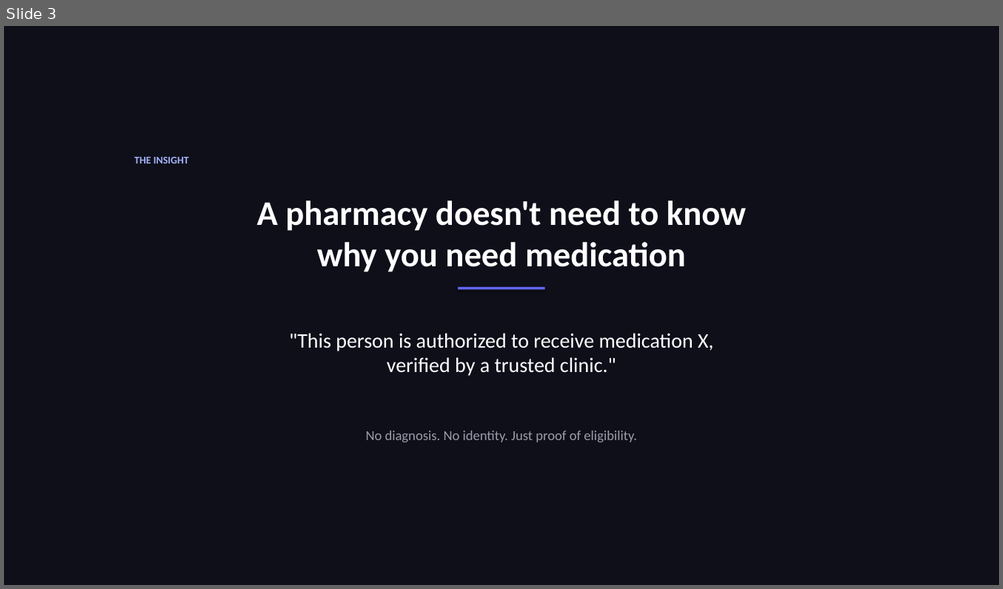
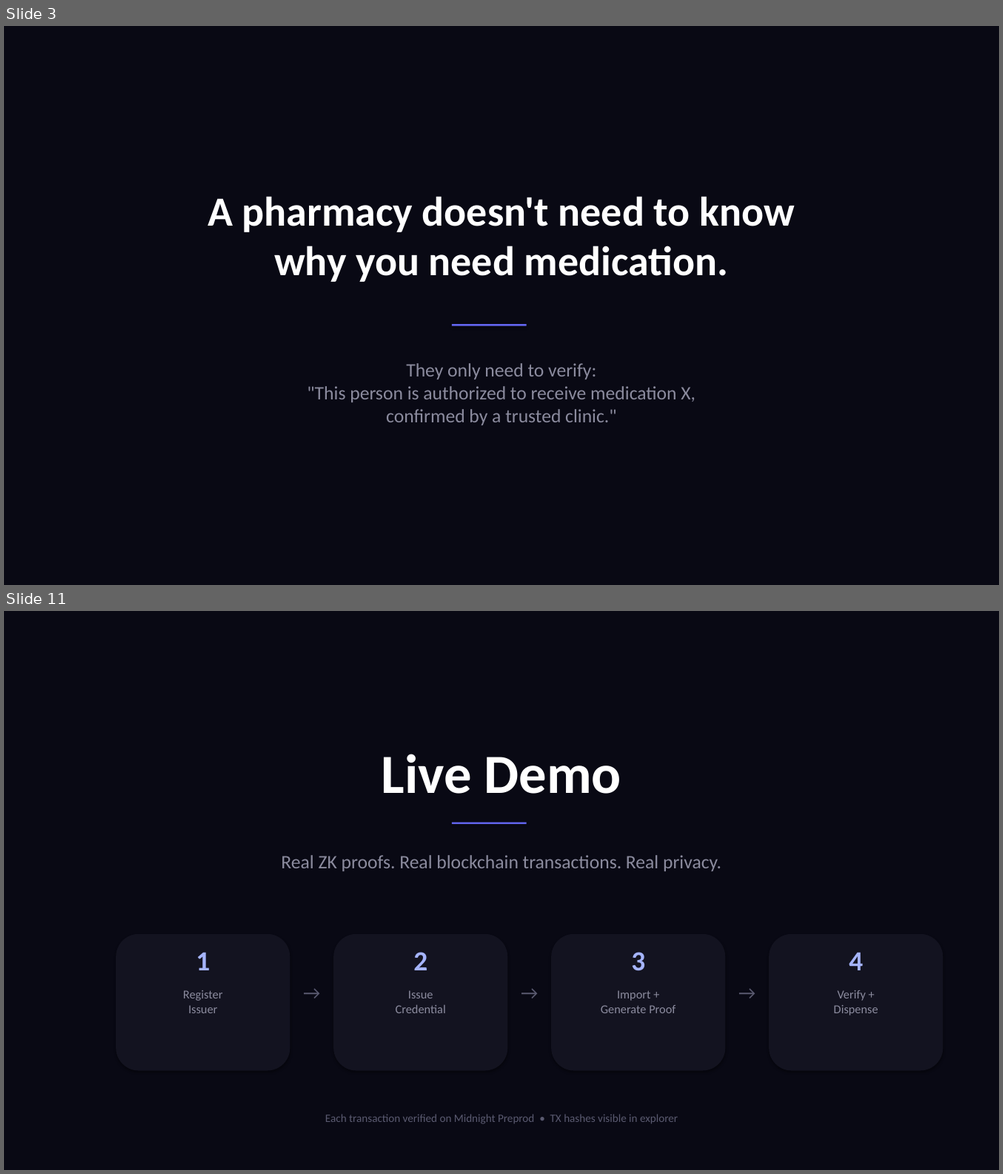
Before and after one commit to 0xNoramiya/nightrx, a slide deck: NightRx-Pitch-Deck.pptx. Shown one above the other, each under a label of ours: slide 3 before the commit, slides 3 and 11 after it; the slides between them are not shown. The pictures are 1003x589 and 1003x1174 pixels, drawn with LibreOffice and Linux fonts; fonts in the diff are those of the drawing. Boxes give left, top, right and bottom in pixels: in the first picture for what was removed or moved away, otherwise in the second. Text is boxed around its words. In the diff, an @@ line names an element or a change of style, - is before the commit and + after.

```diff
--- a/NightRx-Pitch-Deck.pptx
+++ b/NightRx-Pitch-Deck.pptx
@@ slide 11 added at (4,611,999,1170), background #090914 @@
@@ text added at (381,754,621,794), 64 pt, text #FFFFFF, bold @@
+Live Demo
@@ rectangle added at (452,823,526,824), fill #6366F1 @@
@@ text added at (281,855,721,871), 22 pt, text #8B8B9E @@
+Real ZK proofs. Real blockchain transactions. Real privacy.
@@ rounded rectangle added at (116,934,290,1071), fill #131320 @@
@@ rounded rectangle added at (333,934,507,1071), fill #131320 @@
@@ rounded rectangle added at (551,934,725,1071), fill #131320 @@
@@ rounded rectangle added at (768,934,942,1071), fill #131320 @@
@@ text added at (196,952,210,971), 32 pt, text #A5B4FC, bold @@
+1
@@ text added at (413,952,427,971), 32 pt, text #A5B4FC, bold @@
+2
@@ text added at (631,952,645,971), 32 pt, text #A5B4FC, bold @@
+3
@@ text added at (848,952,862,971), 32 pt, text #A5B4FC, bold @@
+4
@@ text added at (296,978,327,1009), 22 pt, text #5A5A70 @@
+→
@@ text added at (514,978,545,1009), 22 pt, text #5A5A70 @@
+→
@@ text added at (731,978,762,1009), 22 pt, text #5A5A70 @@
+→
@@ text added at (183,991,223,1014), 14 pt, text #8B8B9E @@
+Register
+Issuer
@@ text added at (395,991,446,1014), 14 pt, text #8B8B9E @@
+Issue
+Credential
@@ text added at (600,991,675,1014), 14 pt, text #8B8B9E @@
+Import +
+Generate Proof
@@ text added at (834,991,878,1016), 14 pt, text #8B8B9E @@
+Verify +
+Dispense
@@ text added at (325,1114,677,1125), 13 pt, text #5A5A70 @@
+Each transaction verified on Midnight Preprod • TX hashes visible in explorer
@@ slide 3 changed as well @@
@@ background #0F0F1A to #090914 @@
@@ text removed at (134,157,189,164) @@
-THE INSIGHT
@@ text at (208,196,794,282): text changed; size 40 to 48 pt @@
-A pharmacy doesn't need to know
-why you need medication
+A pharmacy doesn't need to know
+why you need medication.
@@ rectangle: place and size @@
-rectangle at (458,287,545,289)
+rectangle at (452,324,526,326)
@@ text at (307,363,695,426): text changed; size 24 to 22 pt; text colour #FFFFFF to #8B8B9E @@
-"This person is authorized to receive medication X,
-verified by a trusted clinic."
+They only need to verify:
+"This person is authorized to receive medication X,
+confirmed by a trusted clinic."
@@ text removed at (366,431,637,443) @@
-No diagnosis. No identity. Just proof of eligibility.
```
Also in this commit, not shown: 4 other slides changed, 8 other slides added, 7 slides removed.
